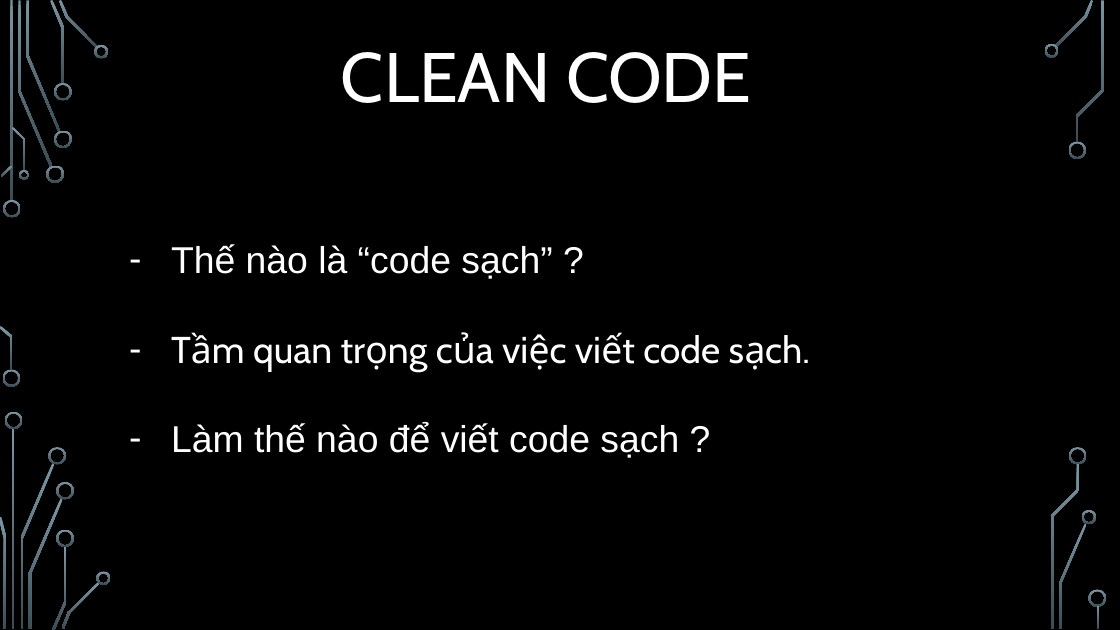
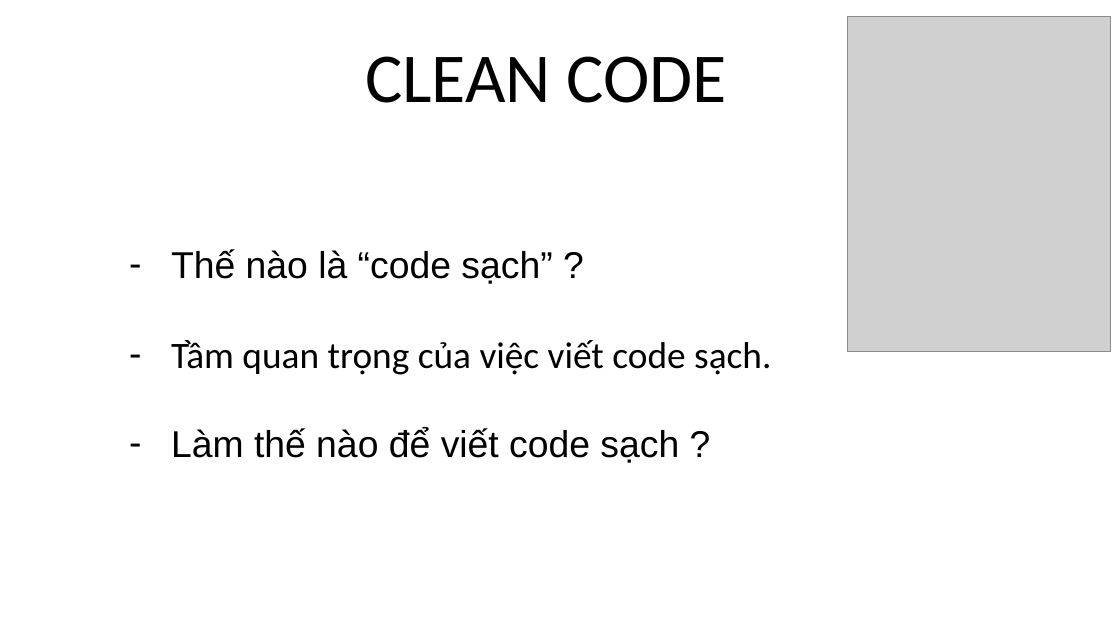
Before and after one commit to quocTuan02/demo, a slide deck: slide 2 of Note/CleanCode.pptx. Drawn at 1120x630 pixels with LibreOffice and Linux fonts; fonts in the diff are those of the drawing; grey boxes stand for pictures; background and template pictures are left out. Boxes give left, top, right and bottom in pixels: in the first picture for what was removed or moved away, otherwise in the second. Text is boxed around its words. In the diff, an @@ line names an element or a change of style, - is before the commit and + after.

```diff
--- a/Note/CleanCode.pptx
+++ b/Note/CleanCode.pptx
@@ background picture (left out) to #FFFFFF @@
@@ title "CLEAN CODE" at (x1=365, y1=56, x2=727, y2=103): font Cabin to Calibri, text colour #FFFFFF to #000000 @@
@@ picture added at (x1=848, y1=17, x2=1111, y2=351) @@
@@ text "Thế nào là “code sạch” ..." at (x1=171, y1=249, x2=771, y2=463): text colour #FFFFFF to #000000; font Cabin to Calibri in "Tầm quan trọng của việc viết code ..." @@
@@ group removed at (x1=0, y1=0, x2=1107, y2=630): 33 freeform shapes, 3 rectangles @@
```
Also in this commit, not shown: 21 other slides changed.
